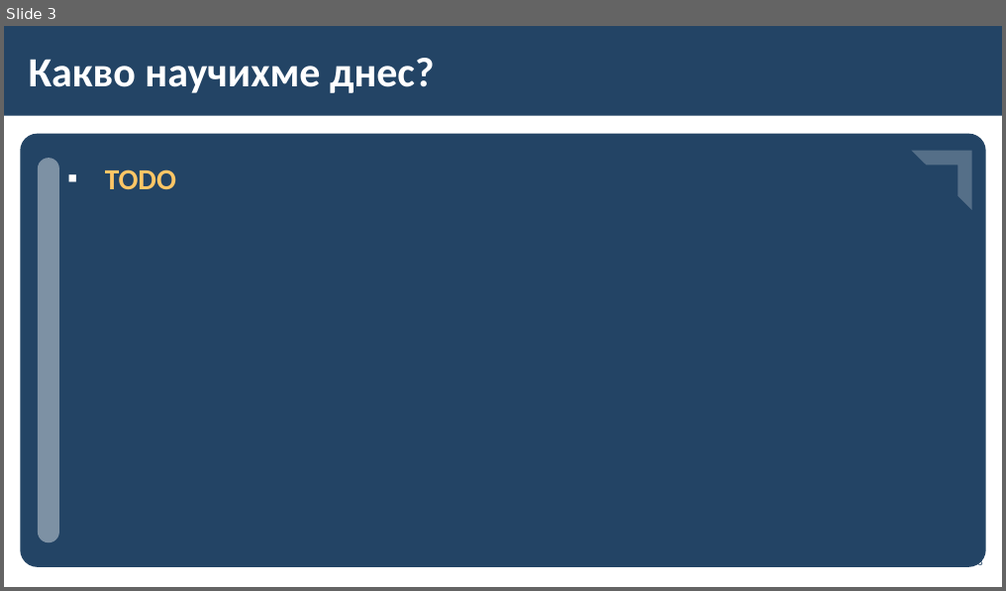
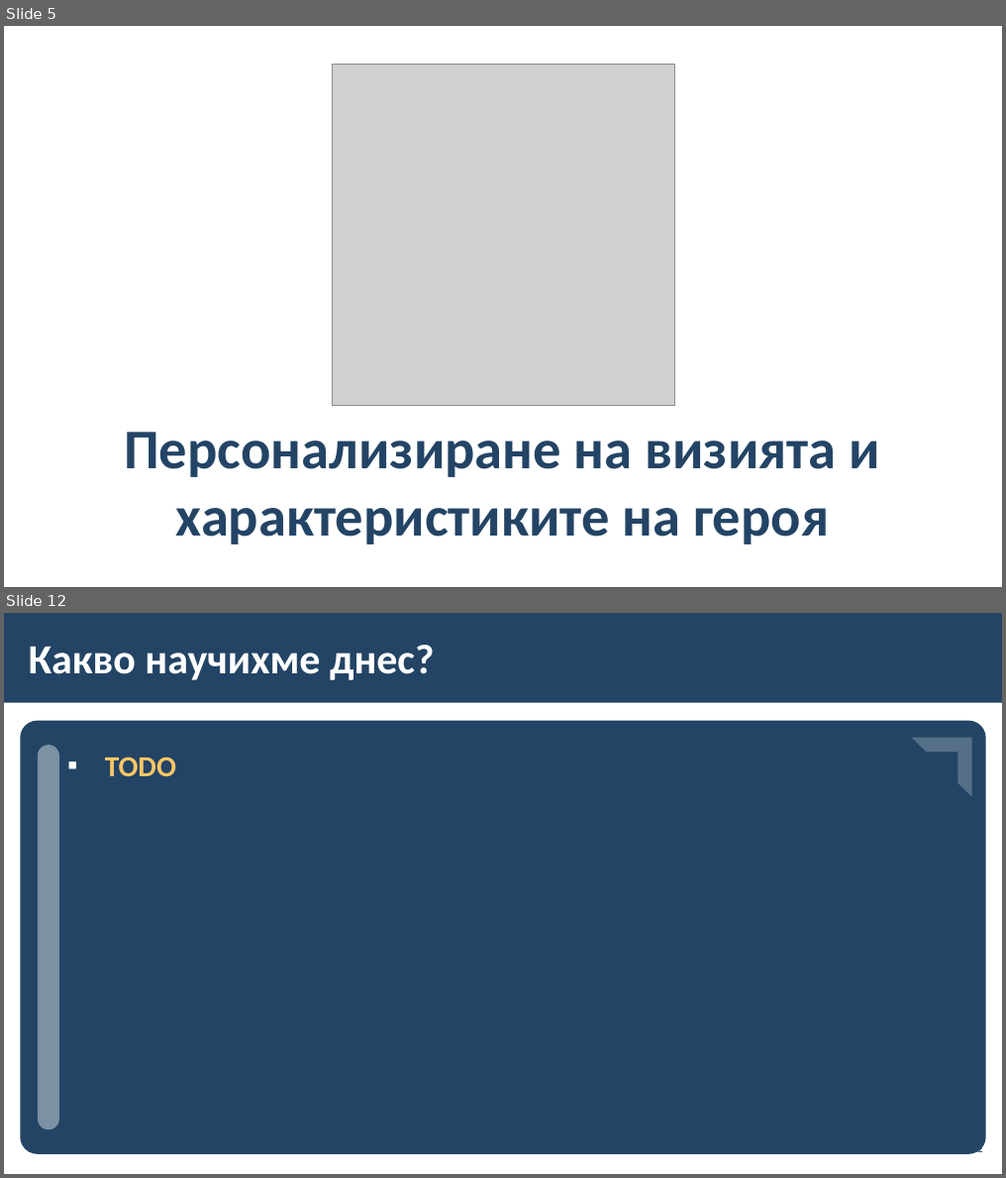
Before and after one commit to BG-IT-Edu/School-Programming, a slide deck: Courses/Computer-Modeling-and-IT/Computer-Modeling-and-IT-6-Class/32-Creating-and-Modifying-a-Character/32-Creating-and-Modifying-a-Character.pptx. Shown one above the other, each under a label of ours: slide 3 before the commit, slides 5 and 12 after it; the slides between them are not shown. The pictures are 1006x591 and 1006x1178 pixels, drawn with LibreOffice and Linux fonts; fonts in the diff are those of the drawing; grey boxes stand for pictures; background and template pictures are left out. Boxes give left, top, right and bottom in pixels: in the first picture for what was removed or moved away, otherwise in the second. Text is boxed around its words. In the diff, an @@ line names an element or a change of style, - is before the commit and + after.

```diff
--- a/Courses/Computer-Modeling-and-IT/Computer-Modeling-and-IT-6-Class/32-Creating-and-Modifying-a-Character/32-Creating-and-Modifying-a-Character.pptx
+++ b/Courses/Computer-Modeling-and-IT/Computer-Modeling-and-IT-6-Class/32-Creating-and-Modifying-a-Character/32-Creating-and-Modifying-a-Character.pptx
@@ slide 5 added at (x1=4, y1=26, x2=1002, y2=587), background #FFFFFF @@
@@ picture added at (x1=332, y1=64, x2=675, y2=406) @@
@@ title added at (x1=124, y1=432, x2=879, y2=545), 54 pt, text #234465, bold @@
+Персонализиране на визията и характеристиките на героя
@@ what was slide 3 is now slide 12 @@
```
Also in this commit, not shown: 2 slides changed, 8 other slides added, 3 other files.
